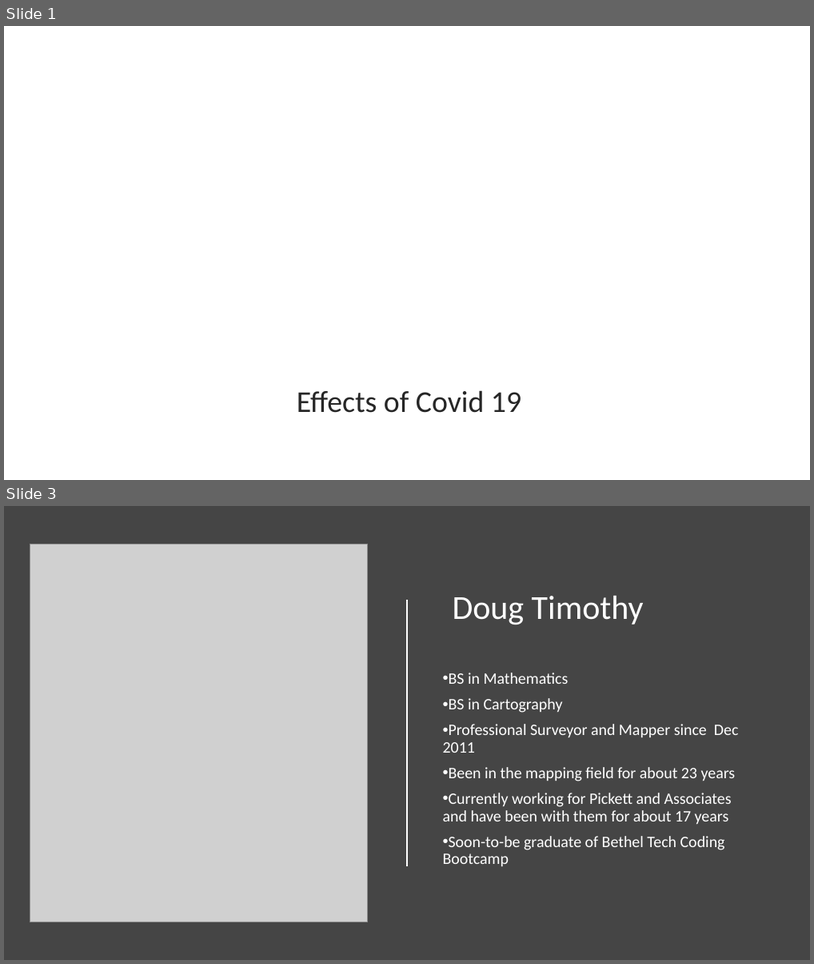
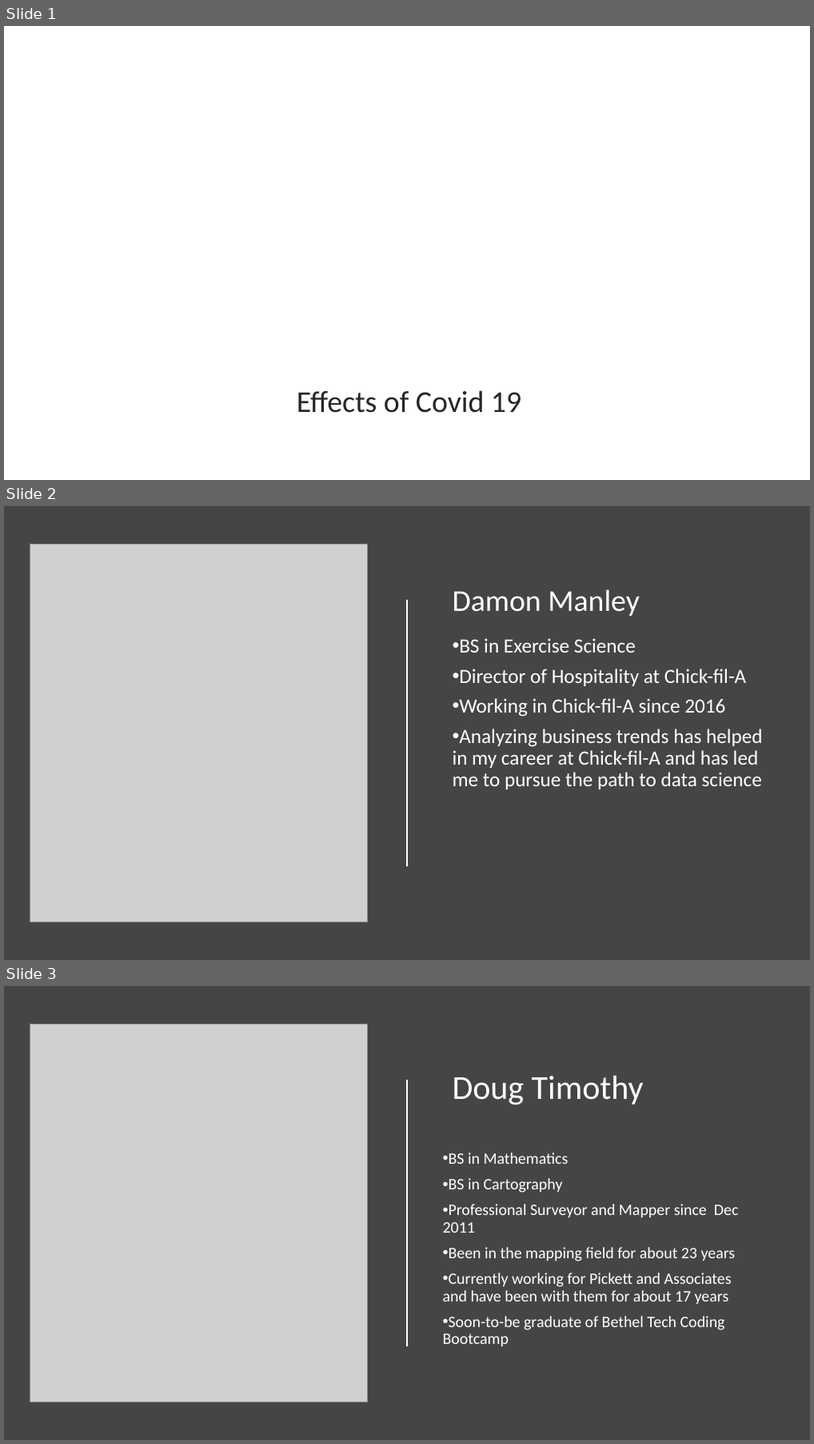
Before and after one commit to East-Coast-Collaboration/Final-Project, a slide deck: Presentation.pptx. Shown one above the other, each under a label of ours: slides 1 and 3 before the commit, slides 1, 2 and 3 after it; the slides between them are not shown. The pictures are 814x964 and 814x1444 pixels, drawn with LibreOffice and Linux fonts; fonts in the diff are those of the drawing; grey boxes stand for pictures; background and template pictures are left out. Boxes give left, top, right and bottom in pixels: in the first picture for what was removed or moved away, otherwise in the second. Text is boxed around its words. In the diff, an @@ line names an element or a change of style, - is before the commit and + after.

```diff
--- a/Presentation.pptx
+++ b/Presentation.pptx
@@ slide 2 added at [4,506,810,960], background #454545 @@
@@ picture added at [30,544,367,922] @@
@@ title added at [446,568,770,621], 36 pt, text #FFFFFF @@
+Damon Manley
@@ line added from (407, 600) to (407, 866), #FFFFFF 1.25 pt @@
@@ text added at [453,638,763,789], 24 pt, text #FFFFFF @@
+• BS in Exercise Science
+• Director of Hospitality at Chick-fil-A
+• Working in Chick-fil-A since 2016
+• Analyzing business trends has helped in my career at Chick-fil-A and has led me to pursue the path to data science
```
Also in this commit, not shown: 2 slides changed, 1 slide removed, 2 other files.
